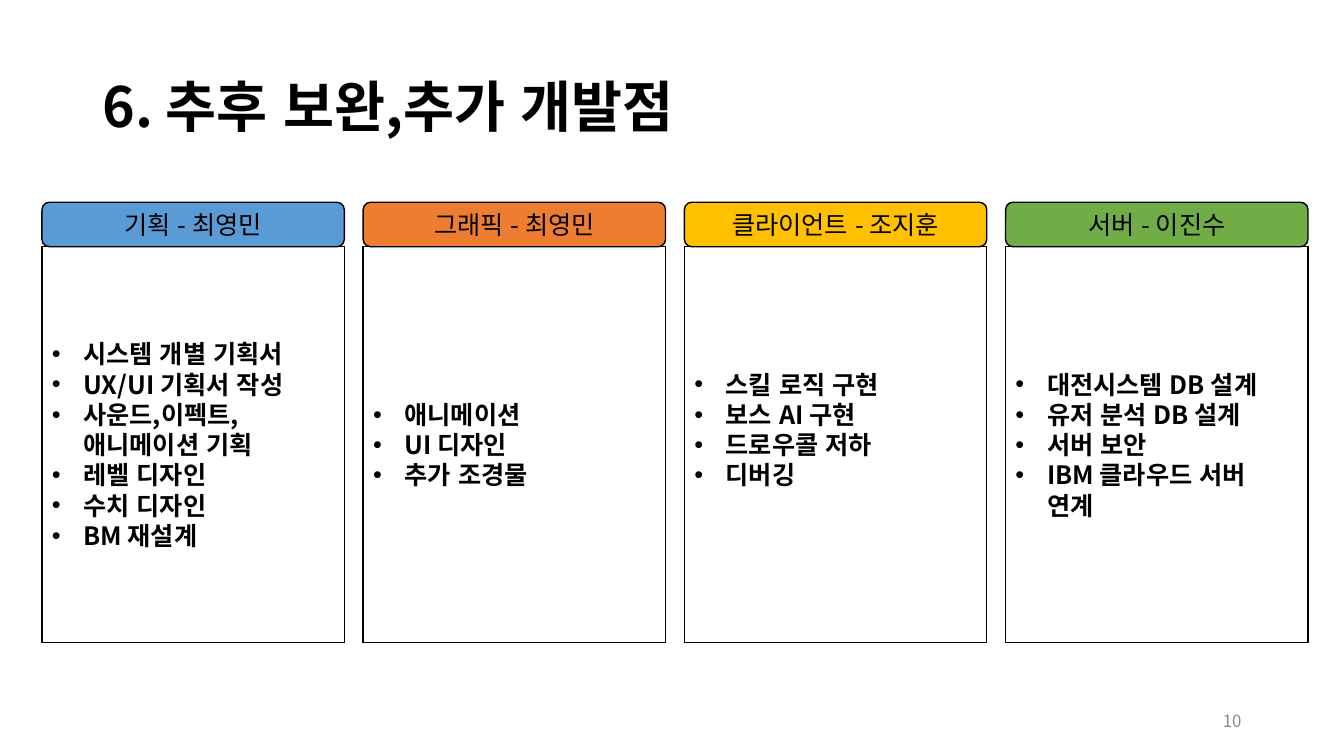
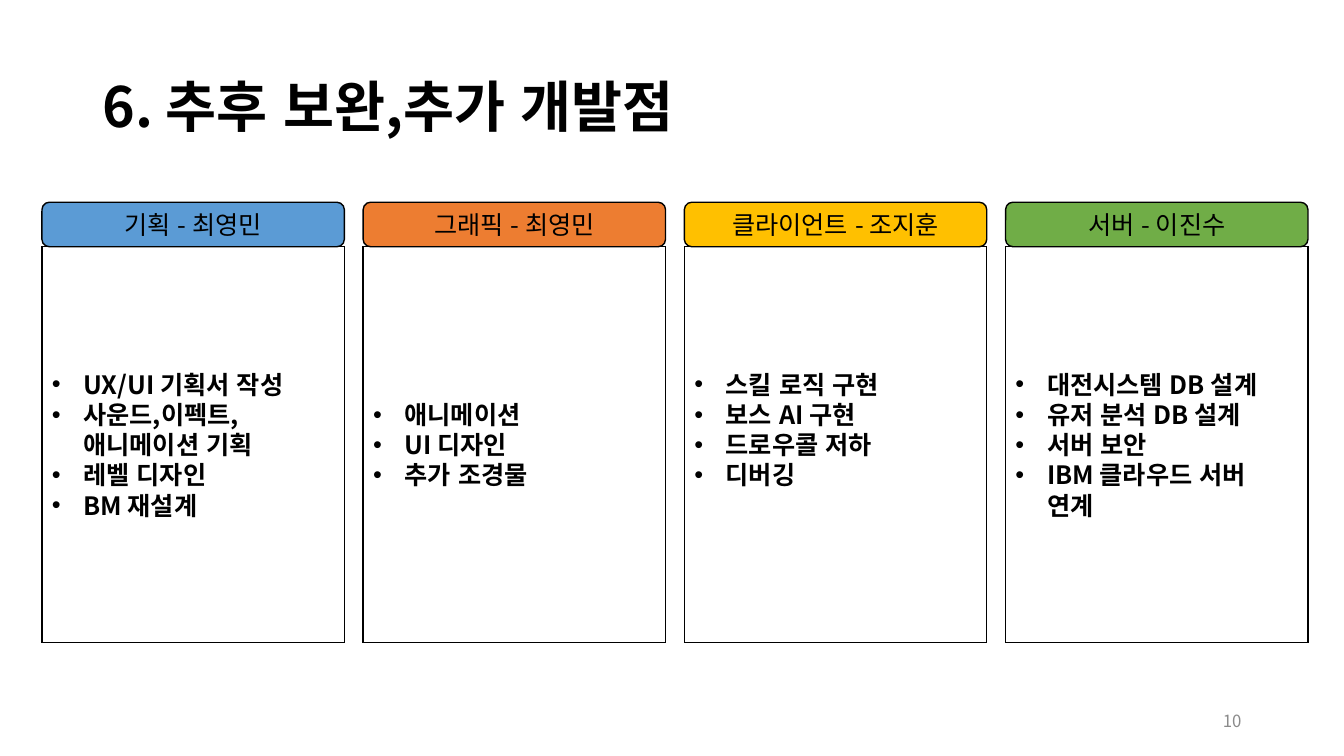
Before and after one commit to JinsooLee-Testing/aww, a slide deck: slide 10 of 기획문서/중간발표/Aww_중간발표.pptx. Drawn at 1344x756 pixels with LibreOffice and Linux fonts; fonts in the diff are those of the drawing; background and template pictures are left out. Boxes give left, top, right and bottom in pixels: in the first picture for what was removed or moved away, otherwise in the second. Text is boxed around its words. In the diff, an @@ line names an element or a change of style, - is before the commit and + after.

```diff
--- a/기획문서/중간발표/Aww_중간발표.pptx
+++ b/기획문서/중간발표/Aww_중간발표.pptx
@@ text in rectangle at bbox=[83, 341, 283, 366]: paragraph removed @@
-• 시스템 개별 기획서
@@ text in rectangle at bbox=[83, 494, 207, 518]: paragraph removed @@
-• 수치 디자인
```
Also in this commit, not shown: 1 other file.
